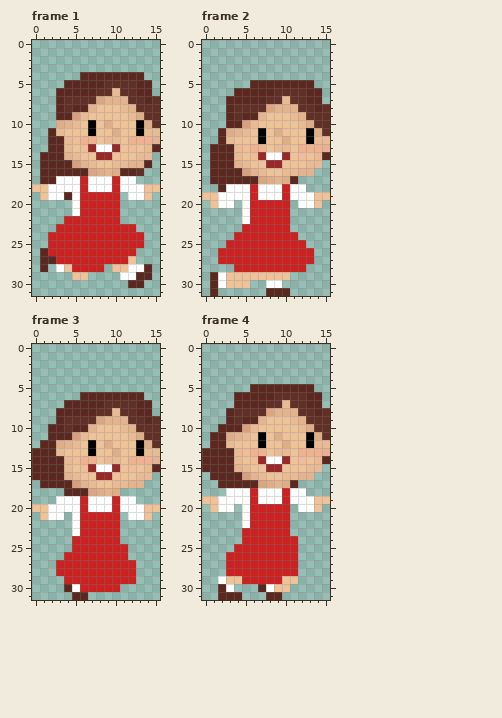
A animated GIF sprite gets an edit: preview/narizinho-run-preview.gif. The picture above is the old version.
The file is 160x320 pixels, drawn in blocks of 10x10; one block is one cell here. Colours within 5 levels of each other are drawn and written as one. Shown: frame 1, frame 2, frame 3, frame 4. The commit also changed other frames, which this record leaves out.
Once edited:
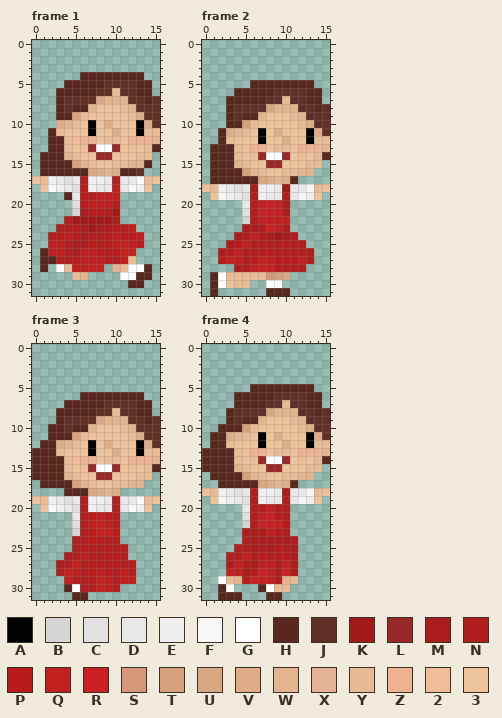
Palette (. is transparent): A #000000  B #d5d5d5  C #e1e1e1  D #e8e8e8  E #efefef  F #f7f7f7  G #ffffff  H #5a281e  J #602f25  K #a31818  L #992929  M #ac1c1c  N #b21d1d  P #bb1a1a  Q #c32020  R #ca2222  S #d49778  T #d7a17e  U #dba783  V #dfad88  W #e4b48e  X #e4b294  Y #e9bb94  Z #efb391  2 #efbd97  3 #eec39a
Edits made:
Changed rows in their new state; - is an unchanged pixel.
Frame 1:
first column x 0:
17 3YEDCDNEEDNDDFY3
18 .-FEDCPEDDQDFE-.
19 -...-DPNQQQ-...-
20 -----CPQQQN-----
21 -----BMPPNK-----
22 ----NKKKKKM-----
23 ---NNNMKMMPNQ---
24 --NPQNMNNNQPPQ--
25 --QQNMMPNNQ-QP--
26 --QQNMQQPNP-----
27 ---NNNQQQNNQY---
28 ----YQQ---WY----
29 -----YW---------
Frame 2:
first column x 0:
18 3YEDCDMEEDKDDFY3
19 .-FEDCNEDDNDFE-.
20 -...-DNQ-QM-...-
21 -----CN---M-----
22 -----BNQQQQ-----
23 -----MMN-QN-----
24 ----MNQNMKMN----
25 ---MPQNNNNPNN---
26 --NPQNNPPNNNNN--
27 --PQQNPQQPPPQN--
28 ----NNQ--PNNN---
29 ---YYYYYSTU-----
30 ----YY----------
Frame 3:
first column x 0:
19 3YEDCDNEEDNDDFY3
20 .-FEDCNEDDNDFE-.
21 -...-DNPQPN-...-
22 -----CNQ-QN-----
23 -----BNP--P-----
24 -----NNPPNN-----
25 -----NPNNNNN----
26 ----MNQNNNPN----
27 ---MN-NNPNPNN---
28 ---N-QNPQPNQN---
29 -----NNN-QNQQ---
30 ------NN-QN-----
Frame 4:
first column x 0:
18 3YEDCDNEEDMDDFY3
19 .-FEDCNEDDNDFE-.
20 -...-DNPQNN-...-
21 -----CNQ-PN-----
22 -----BN---P-----
23 -----NMMQPN-----
24 -----NMMMMMN----
25 ----NNMNMPNM----
26 ---NNQNPNPPM----
27 ---NQNMQQNQM----
28 ---QQMN-QN-M----
29 ---YWN--QNWY----
30 ---------YY-----
Changed places in both pictures, as pixel boxes (x1, y1, x2, y2):
changed: (32, 176, 160, 280)
changed: (202, 184, 330, 288)
changed: (32, 496, 160, 592)
changed: (202, 488, 330, 592)
